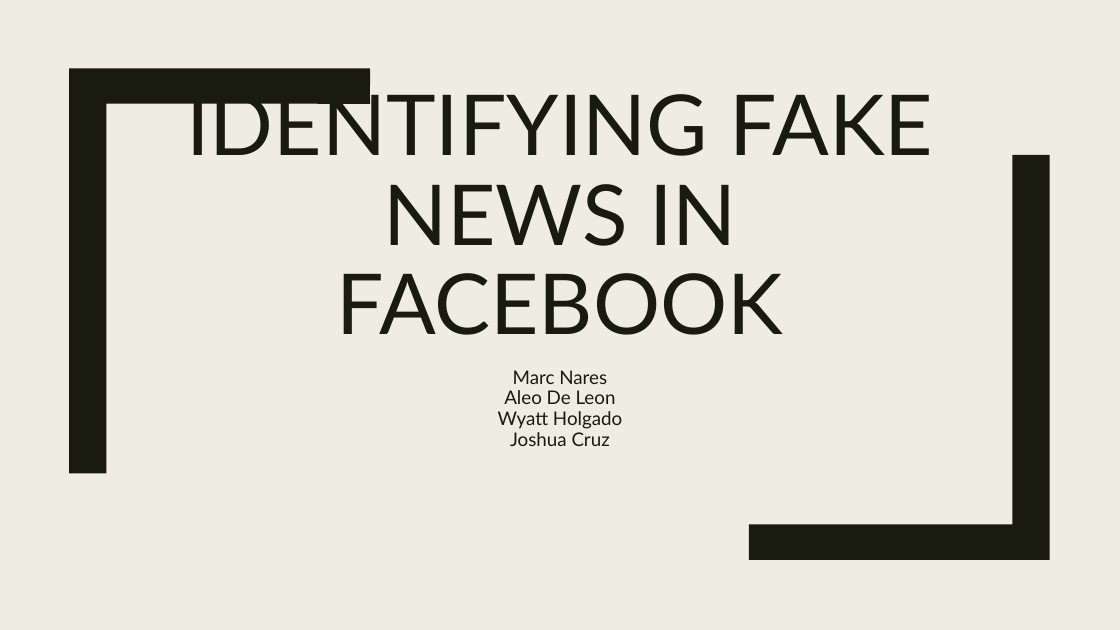
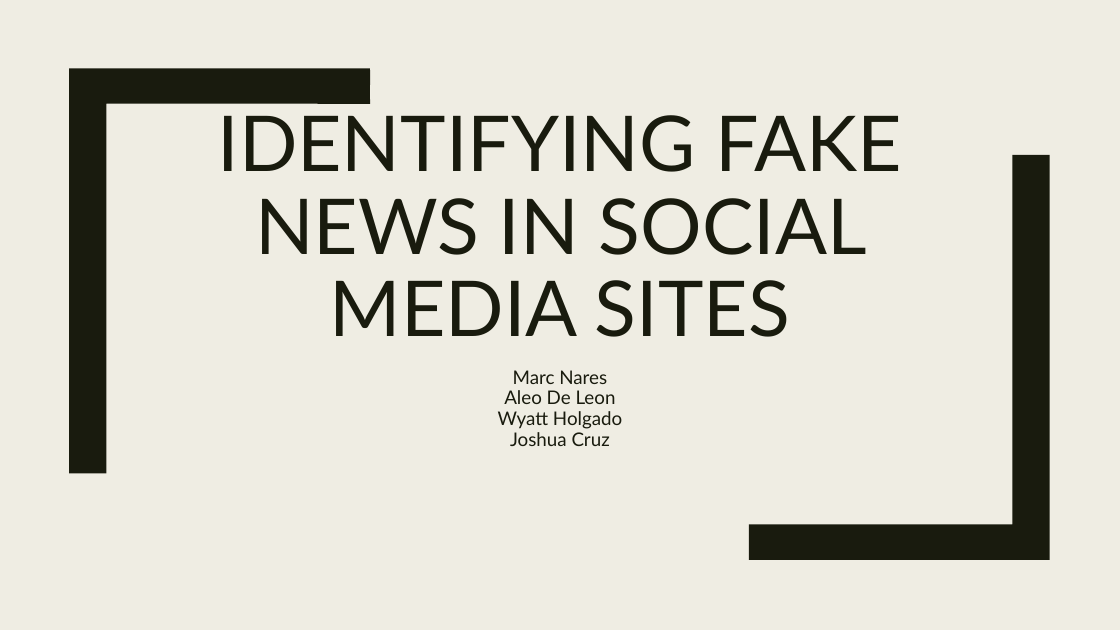
Before and after one commit to seans888/RoaD2R, a slide deck: slide 1 of Identifying fake news in facebook.pptx. Drawn at 1120x630 pixels with LibreOffice and Linux fonts; fonts in the diff are those of the drawing. Boxes give left, top, right and bottom in pixels: in the first picture for what was removed or moved away, otherwise in the second. Text is boxed around its words. In the diff, an @@ line names an element or a change of style, - is before the commit and + after.

```diff
--- a/Identifying fake news in facebook.pptx
+++ b/Identifying fake news in facebook.pptx
@@ title at (218,115,902,337): text changed; size 72 to 66 pt @@
-IDENTIFYING FAKE NEWS IN FACEBOOK
+IDENTIFYING FAKE NEWS IN SOCIAL MEDIA SITES
```
Also in this commit, not shown: 6 other slides changed, 1 slide added, 22 slides removed, 2 other files.
